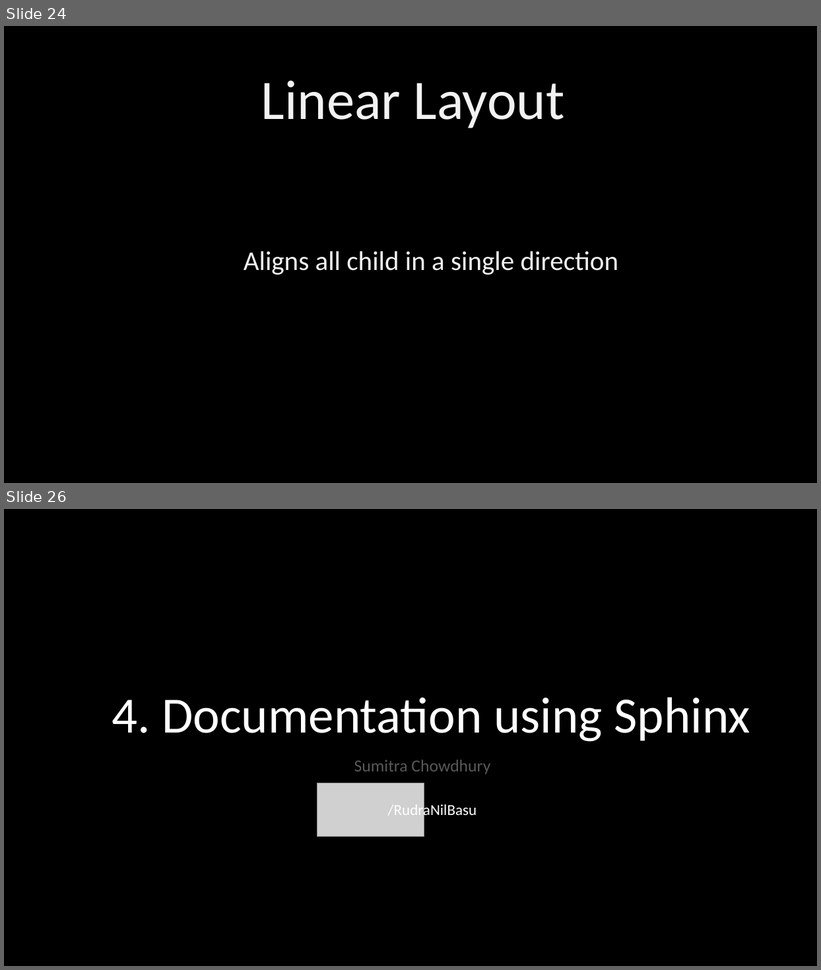
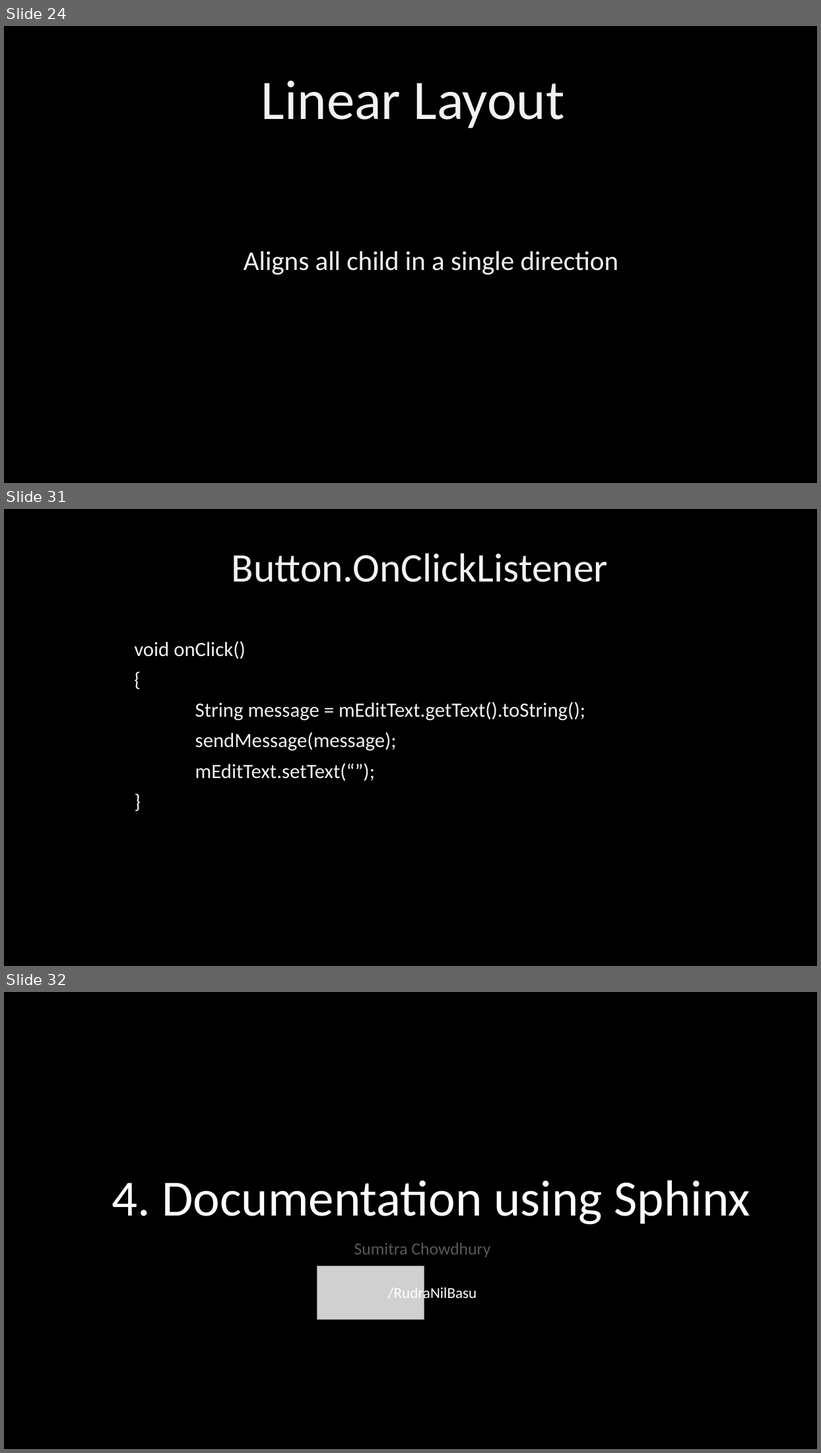
Before and after one commit to PhoenixRRDS/Presentation, a slide deck: The design and development of AIRYL.pptx. Shown one above the other, each under a label of ours: slides 24 and 26 before the commit, slides 24, 31 and 32 after it; the slides between them are not shown. The pictures are 821x970 and 821x1453 pixels, drawn with LibreOffice and Linux fonts; fonts in the diff are those of the drawing; grey boxes stand for pictures. Boxes give left, top, right and bottom in pixels: in the first picture for what was removed or moved away, otherwise in the second. Text is boxed around its words. In the diff, an @@ line names an element or a change of style, - is before the commit and + after.

Commit message:
on click listener

```diff
--- a/The design and development of AIRYL.pptx
+++ b/The design and development of AIRYL.pptx
@@ slide 31 added at (4,509,817,966), background #000000 @@
@@ text added at (232,553,608,582), 48 pt, text #F2F2F2 @@
+Button.OnClickListener
@@ text added at (134,641,585,781), 24 pt, text #F2F2F2 @@
+void onClick()
+{
+String message = mEditText.getText().toString();
+sendMessage(message);
+mEditText.setText(“”);
+}
@@ what was slide 26 is now slide 32 @@
```
Also in this commit, not shown: 1 slide changed, 5 other slides added.
